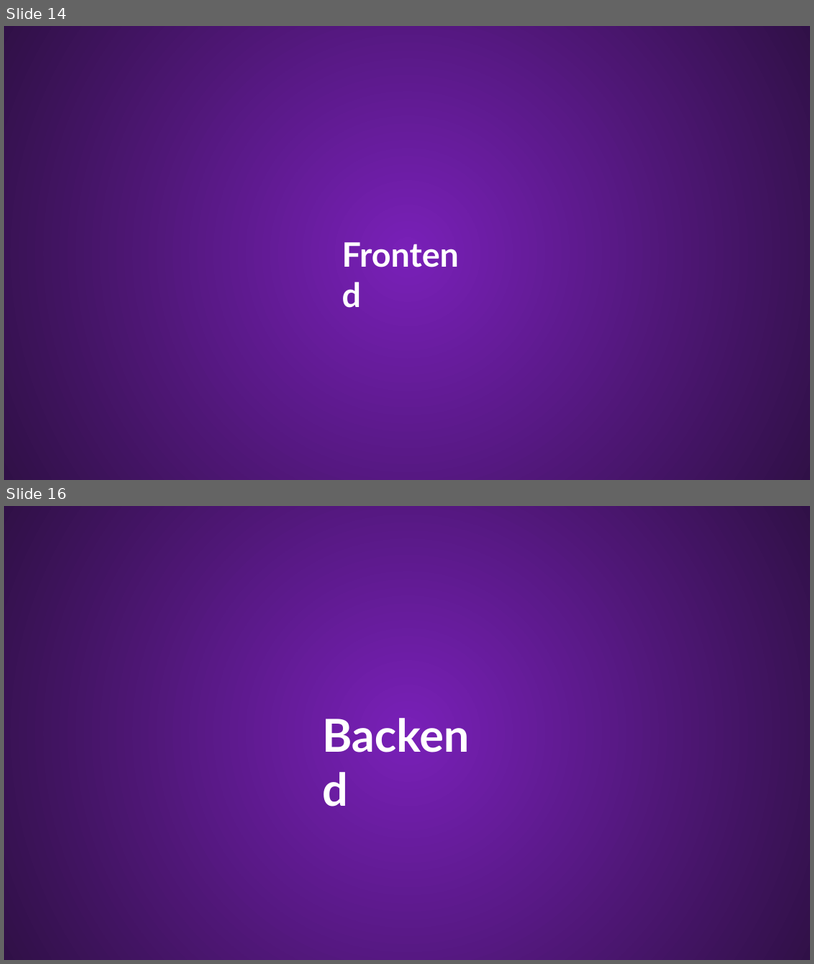
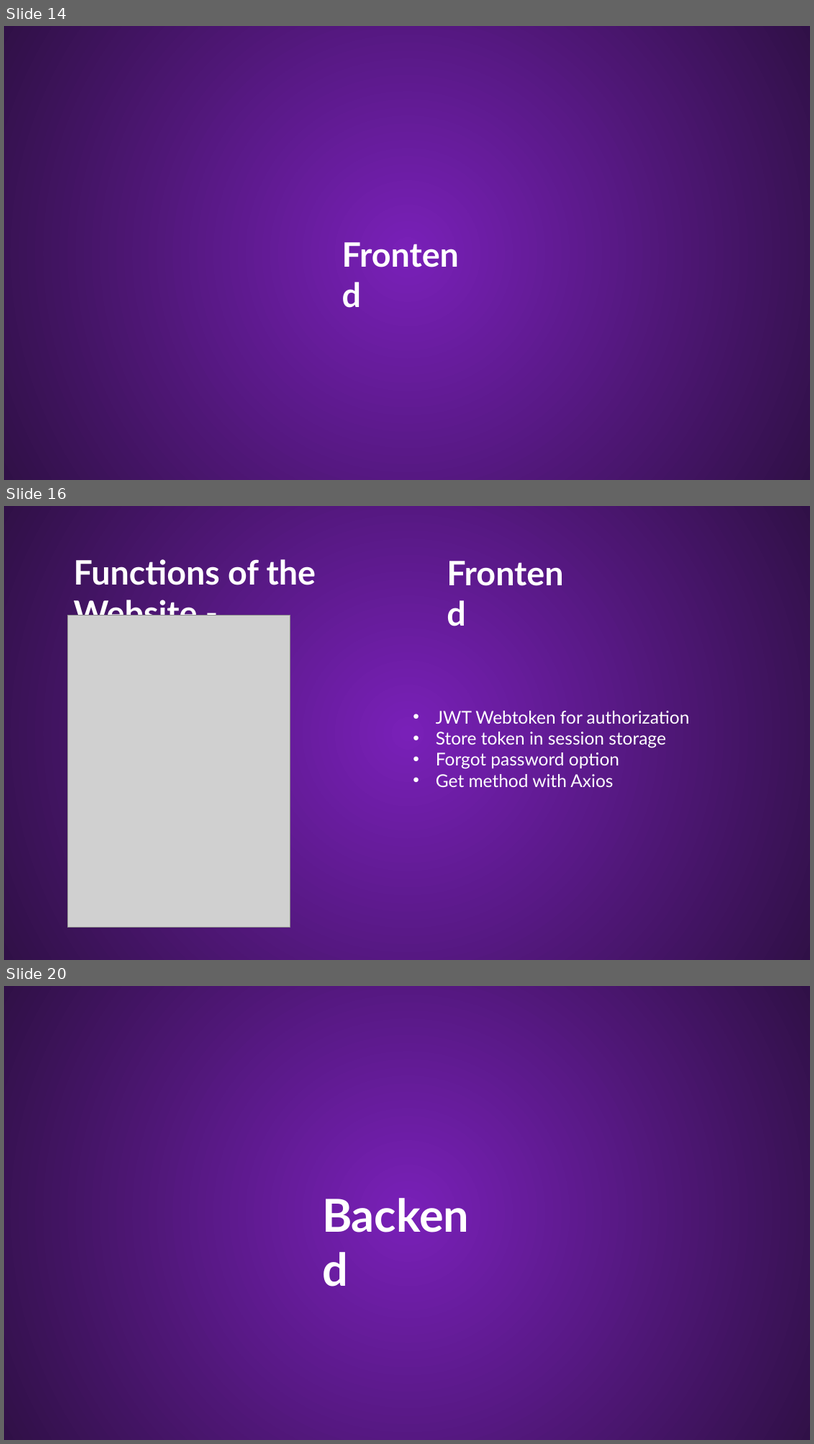
Before and after one commit to Palacsinta002/LMS, a slide deck: Presentation/LMS Presentation.pptx. Shown one above the other, each under a label of ours: slides 14 and 16 before the commit, slides 14, 16 and 20 after it; the slides between them are not shown. The pictures are 814x964 and 814x1444 pixels, drawn with LibreOffice and Linux fonts; fonts in the diff are those of the drawing; grey boxes stand for pictures; background and template pictures are left out. Boxes give left, top, right and bottom in pixels: in the first picture for what was removed or moved away, otherwise in the second. Text is boxed around its words. In the diff, an @@ line names an element or a change of style, - is before the commit and + after.

```diff
--- a/Presentation/LMS Presentation.pptx
+++ b/Presentation/LMS Presentation.pptx
@@ slide 16 added at <box>4,506,810,960</box>, background #54167F; not listed: 1 template element that a slide beside it also shows @@
@@ text added at <box>441,546,581,597</box>, 40 pt, text #FFFFFF, bold @@
+Frontend
@@ text added at <box>74,559,316,615</box>, 40 pt, text #FFFFFF, bold @@
+Functions of the Website -
@@ picture added at <box>67,615,290,927</box> @@
@@ text added at <box>436,710,690,787</box>, 21 pt, text #FFFFFF @@
+• JWT Webtoken for authorization
+• Store token in session storage
+• Forgot password option
+• Get method with Axios
@@ what was slide 16 is now slide 20 @@
```
Also in this commit, not shown: 1 slide changed, 3 other slides added, 1 other file.
